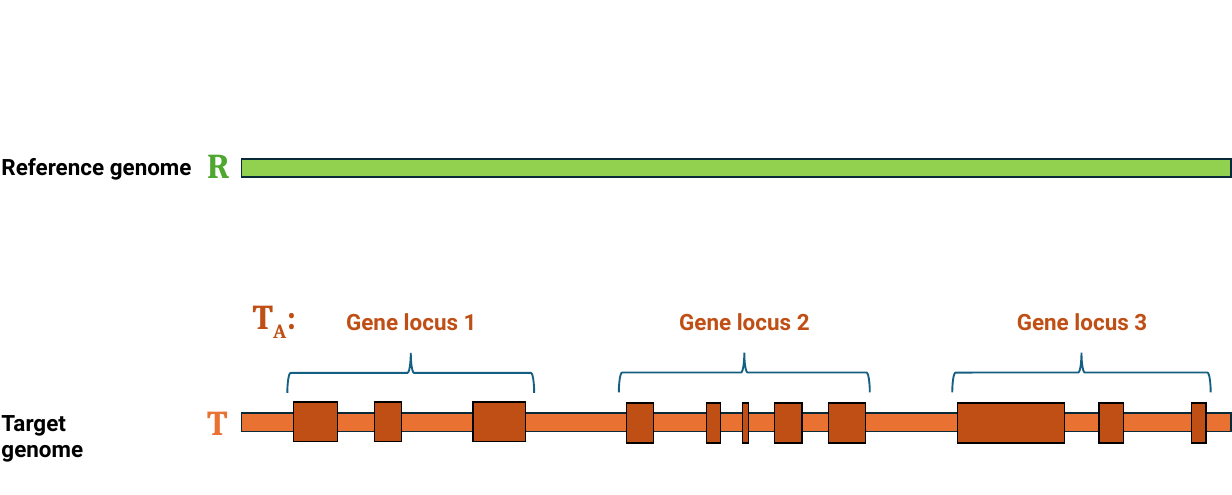
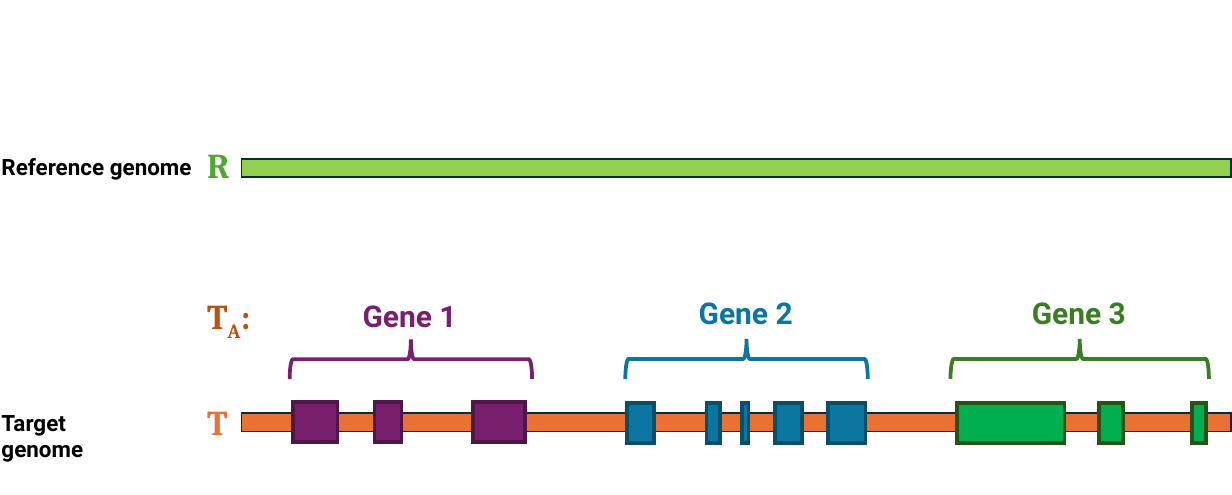
Before and after one commit to Kuanhao-Chao/LiftOn, a slide deck: slide 2 of docs/source/_images/liftover_illustration.pptx. Drawn at 1232x495 pixels with LibreOffice and Linux fonts; fonts in the diff are those of the drawing. Boxes give left, top, right and bottom in pixels: in the first picture for what was removed or moved away, otherwise in the second. Text is boxed around its words. In the diff, an @@ line names an element or a change of style, - is before the commit and + after.

```diff
--- a/docs/source/_images/liftover_illustration.pptx
+++ b/docs/source/_images/liftover_illustration.pptx
@@ text "TA:": place and size @@
-text "TA:" at (244,290,306,341)
+text "TA:" at (198,290,260,341)
@@ text at (363,305,456,328): text changed; size 18 to 24 pt; text colour #C04F15 to #78206E @@
-Gene locus 1
+Gene 1
@@ text at (699,302,793,325): text changed; size 18 to 24 pt; text colour #C04F15 to #0B76A0 @@
-Gene locus 2
+Gene 2
@@ text at (1032,302,1126,325): text changed; size 18 to 24 pt; text colour #C04F15 to #3B7D23 @@
-Gene locus 3
+Gene 3
@@ left brace: place and size @@
-left brace at (288,353,534,393)
+left brace at (290,339,532,379)
@@ left brace at (290,339,532,379): outline #156082 1.5 pt to #78206E 3 pt @@
@@ left brace: place and size @@
-left brace at (618,353,869,392)
+left brace at (625,339,868,379)
@@ left brace at (625,339,868,379): outline #156082 1.5 pt to #0B76A0 3 pt @@
@@ left brace: place and size @@
-left brace at (952,353,1210,392)
+left brace at (950,339,1209,379)
@@ left brace at (950,339,1209,379): outline #156082 1.5 pt to #3B7D23 3 pt @@
@@ fill #C04F15 to #78206E; outline #000000 1 pt to #501649 3 pt in 3 elements at (293,402,337,441), (374,402,401,441), (473,402,525,441) @@
@@ fill #C04F15 to #0B76A0; outline #000000 1 pt to #084F6A 3 pt in 5 elements at (626,403,653,442), (706,403,720,442), (828,403,866,442), (742,403,748,442), (774,403,801,442) @@
@@ fill #C04F15 to #00B050; outline #000000 1 pt to #275417 3 pt in 3 elements at (957,403,1065,442), (1192,403,1206,442), (1099,403,1123,442) @@
```
Also in this commit, not shown: 1 other slide changed, 1 other file.
